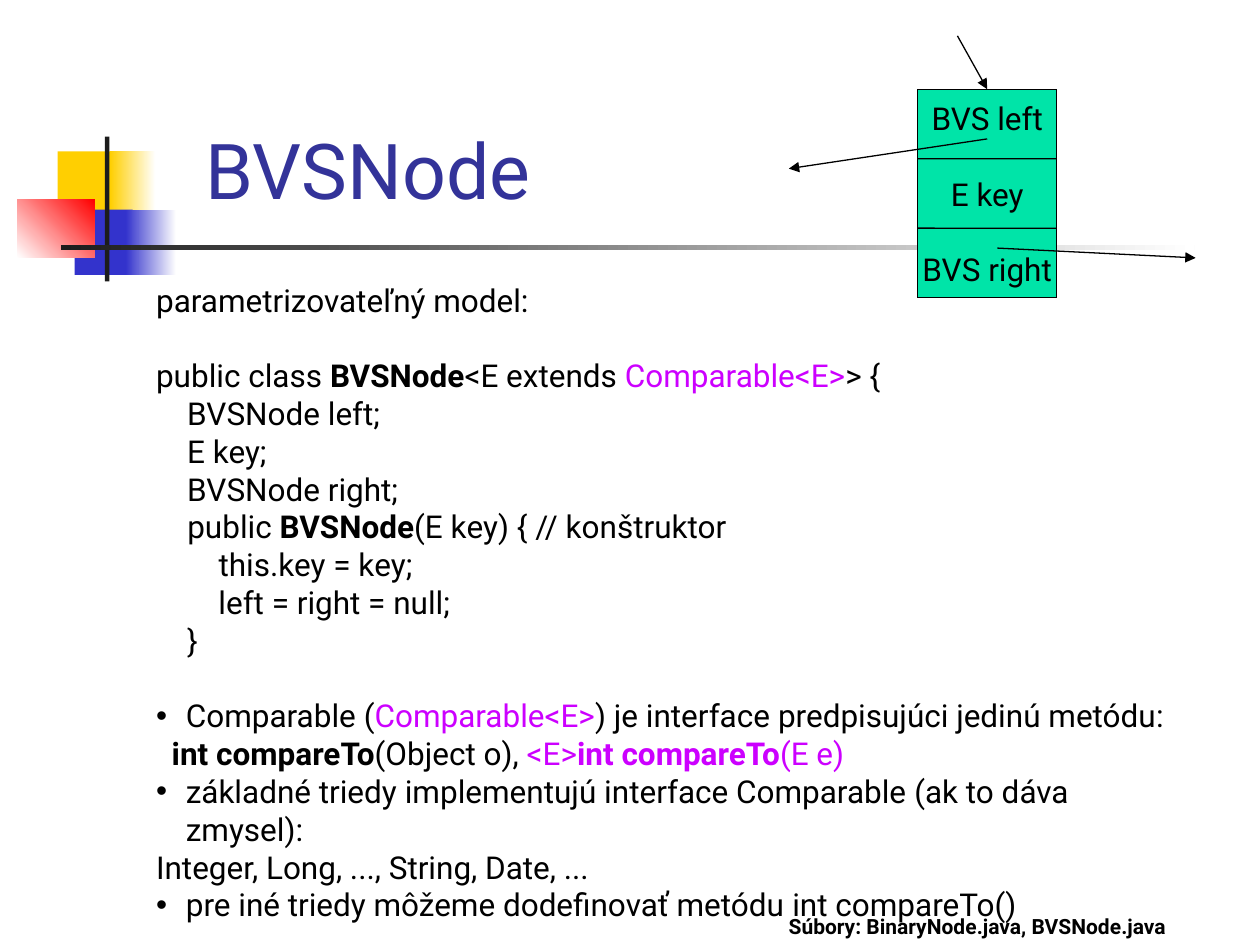
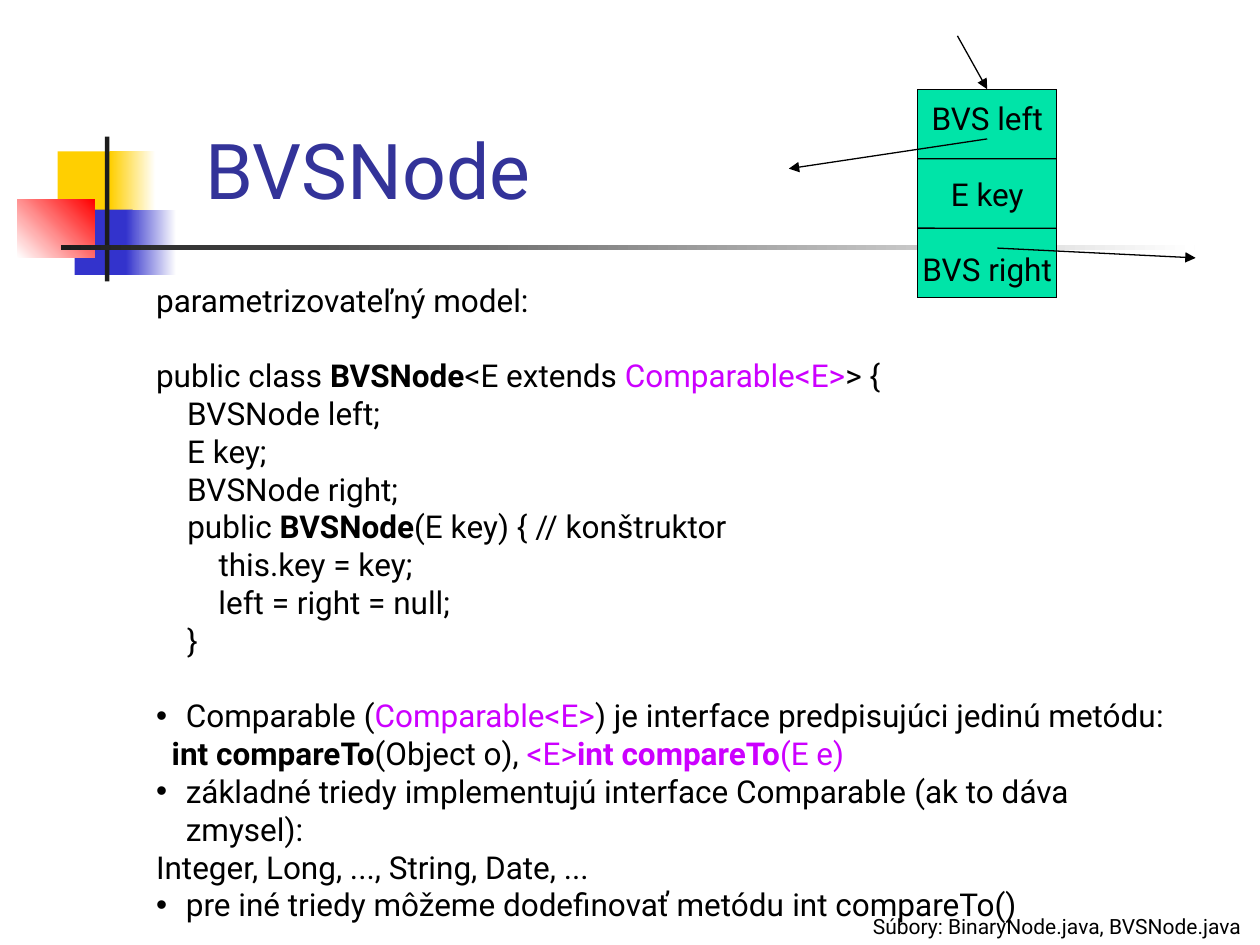
Before and after one commit to Programovanie4/Prednasky, a slide deck: slide 38 of 05/05_java.ppt (slide 32 before the commit). Drawn at 1260x945 pixels with LibreOffice and Linux fonts; fonts in the diff are those of the drawing. Boxes give left, top, right and bottom in pixels: in the first picture for what was removed or moved away, otherwise in the second. Text is boxed around its words. In the diff, an @@ line names an element or a change of style, - is before the commit and + after.

```diff
--- a/05/05_java.ppt
+++ b/05/05_java.ppt
@@ text "Súbory: BinaryNode.java, BVSNode.java": place and size @@
-text "Súbory: BinaryNode.java, BVSNode.java" at box(789, 915, 1166, 939)
+text "Súbory: BinaryNode.java, BVSNode.java" at box(873, 915, 1241, 939)
@@ text "Súbory: BinaryNode.java, BVSNode.java" at box(873, 915, 1241, 939): bold off @@
```
Also in this commit, not shown: 28 other slides changed, 6 slides added, 1 other file.
